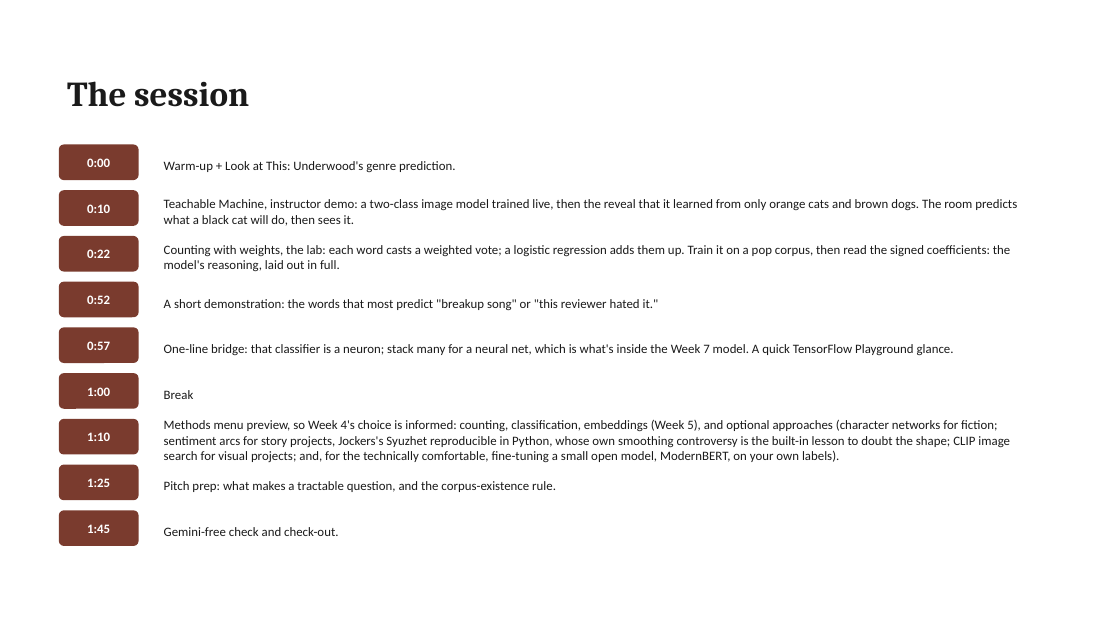
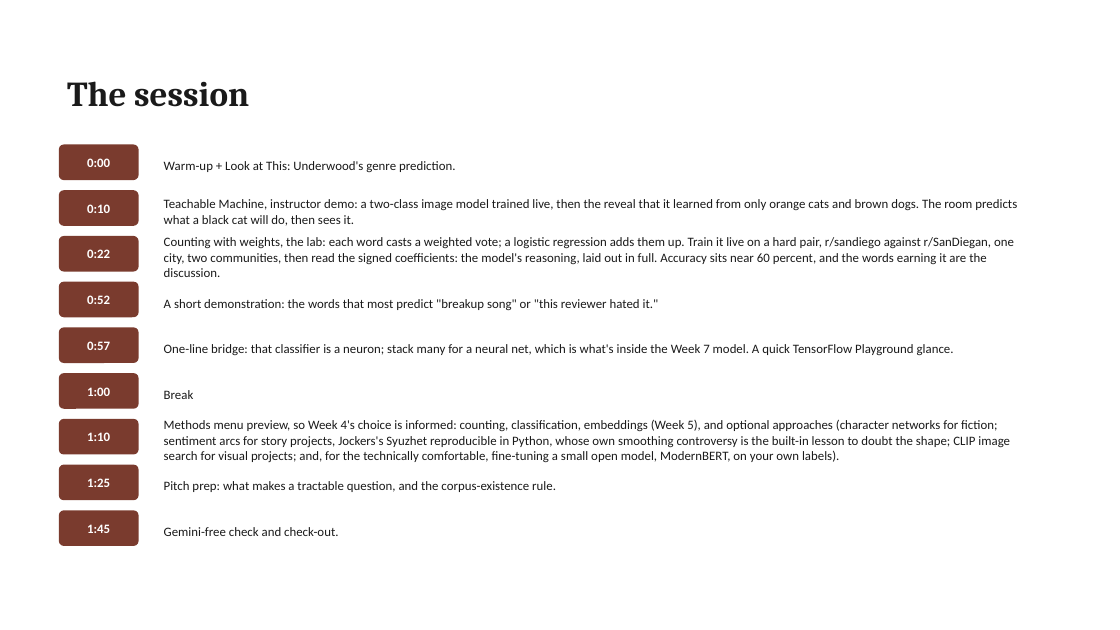
Before and after one commit to lucianli123/culture-as-data-2026, a slide deck: slide 9 of slides/pptx/week-03.pptx. Drawn at 1120x630 pixels with LibreOffice and Linux fonts; fonts in the diff are those of the drawing. Boxes give left, top, right and bottom in pixels: in the first picture for what was removed or moved away, otherwise in the second. Text is boxed around its words. In the diff, an @@ line names an element or a change of style, - is before the commit and + after.

Commit message:
r/sandiego vs r/SanDiegan: Week 3 classifier default pair (Arctic Shift loader, 3-tier fallback); Week 2 hard-version clustering go-further

```diff
--- a/slides/pptx/week-03.pptx
+++ b/slides/pptx/week-03.pptx
@@ text at <box>164,237,1014,277</box>: text changed @@
-Counting with weights, the lab: each word casts a weighted vote; a logistic regression adds them up. Train it on a pop corpus, then read the signed coefficients: the model's reasoning, laid out in full.
+Counting with weights, the lab: each word casts a weighted vote; a logistic regression adds them up. Train it live on a hard pair, r/sandiego against r/SanDiegan, one city, two communities, then read the signed coefficients: the model's reasoning, laid out in full. Accuracy sits near 60 percent, and the words earning it are the discussion.
```
Also in this commit, not shown: 16 other files.
